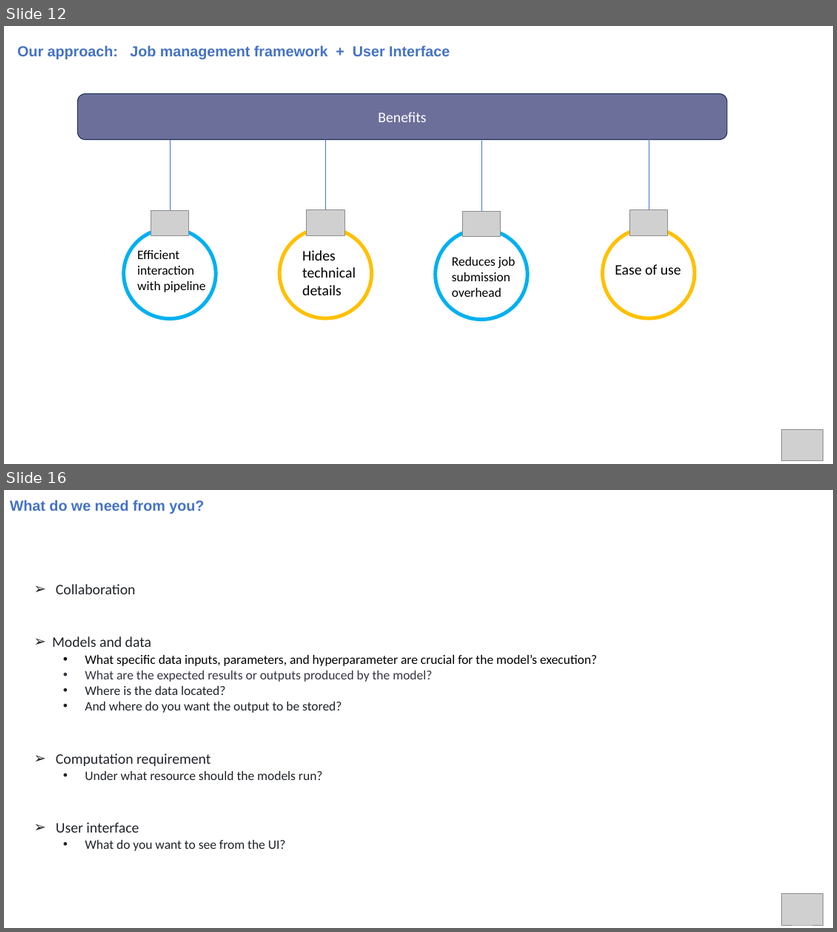
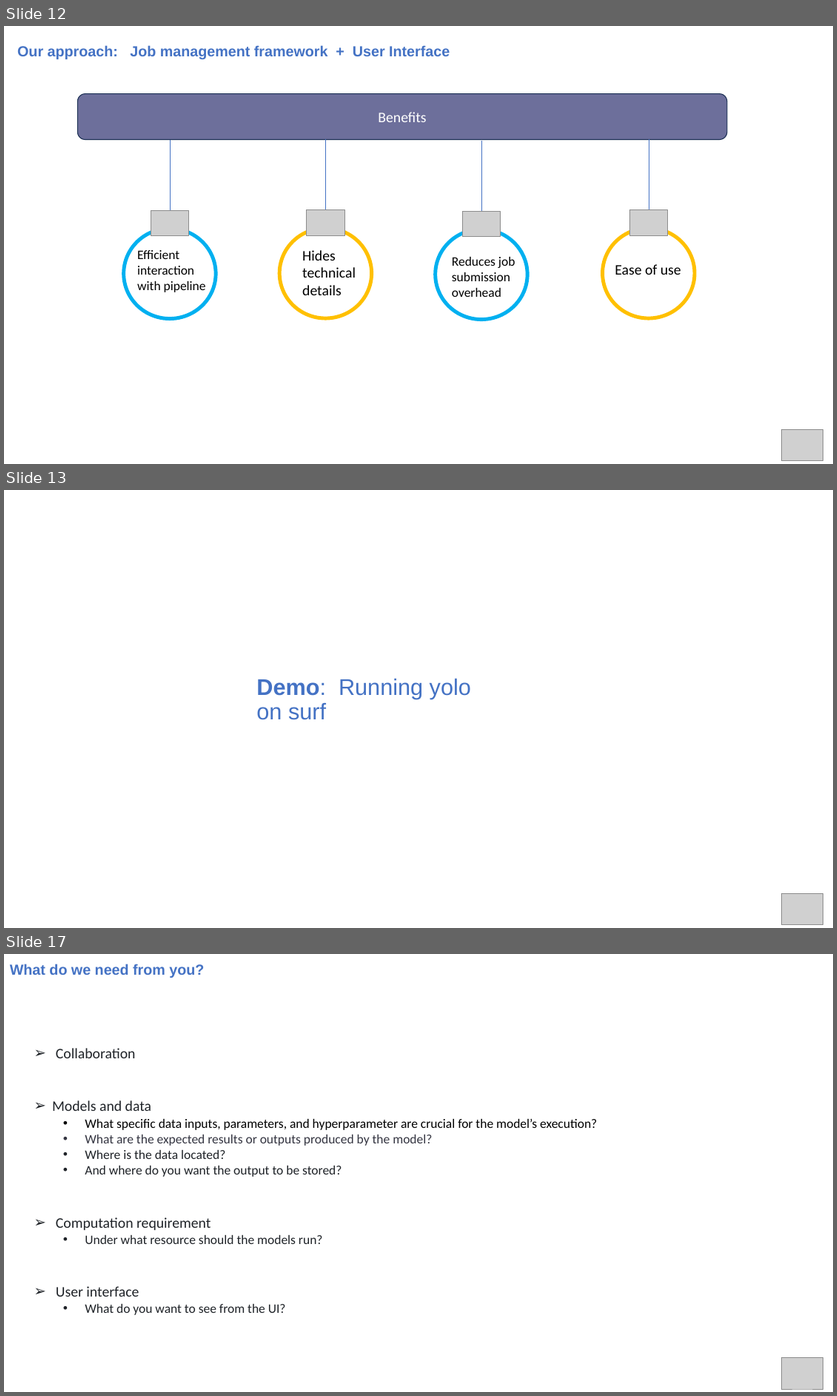
Before and after one commit to hmhwe/IMAGEN_Backend, a slide deck: docs/StakeholderM_CV.pptx. Shown one above the other, each under a label of ours: slides 12 and 16 before the commit, slides 12, 13 and 17 after it; the slides between them are not shown. The pictures are 837x932 and 837x1396 pixels, drawn with LibreOffice and Linux fonts; fonts in the diff are those of the drawing; grey boxes stand for pictures. Boxes give left, top, right and bottom in pixels: in the first picture for what was removed or moved away, otherwise in the second. Text is boxed around its words. In the diff, an @@ line names an element or a change of style, - is before the commit and + after.

```diff
--- a/docs/StakeholderM_CV.pptx
+++ b/docs/StakeholderM_CV.pptx
@@ slide 13 added at (4, 490, 833, 928), background #FFFFFF @@
@@ title added at (256, 678, 471, 720), 28 pt, text #4472C4 @@
+Demo: Running yolo on surf
@@ picture added at (782, 893, 822, 924) @@
@@ what was slide 16 is now slide 17 @@
```
Also in this commit, not shown: 11 slides changed.
